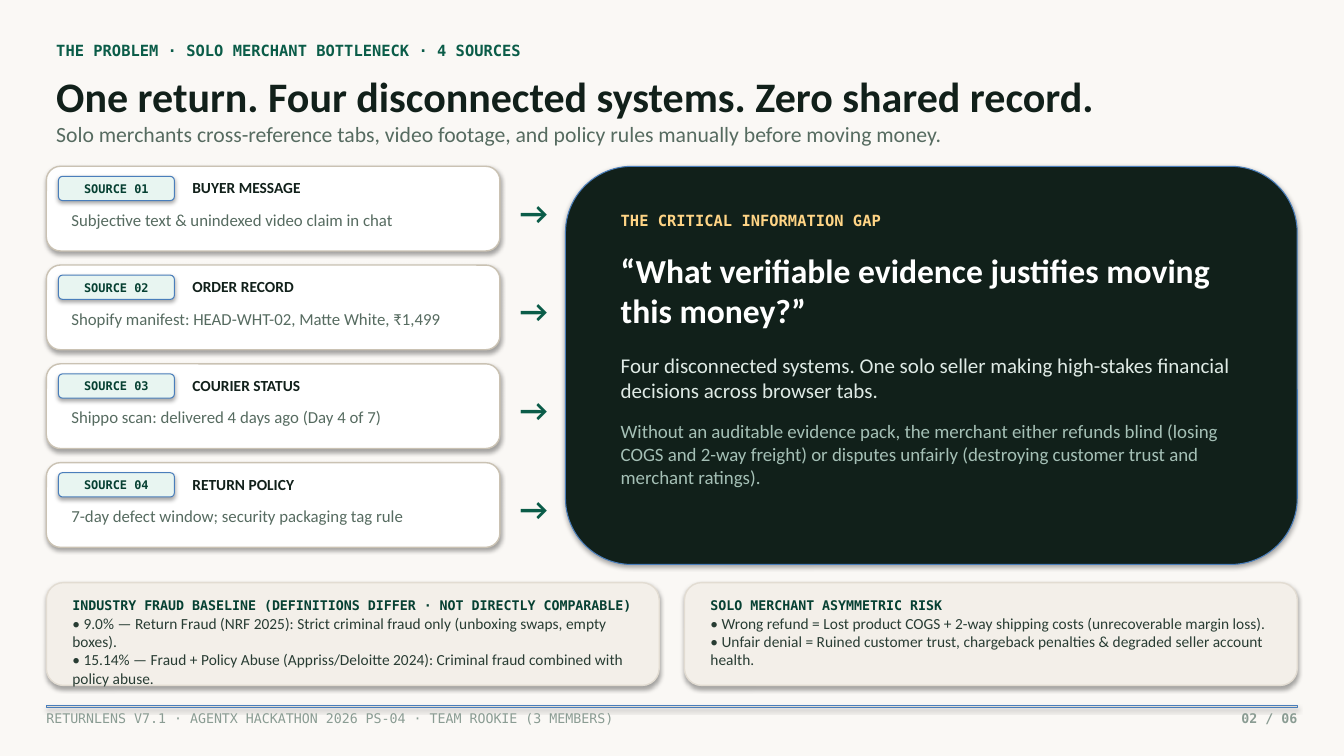
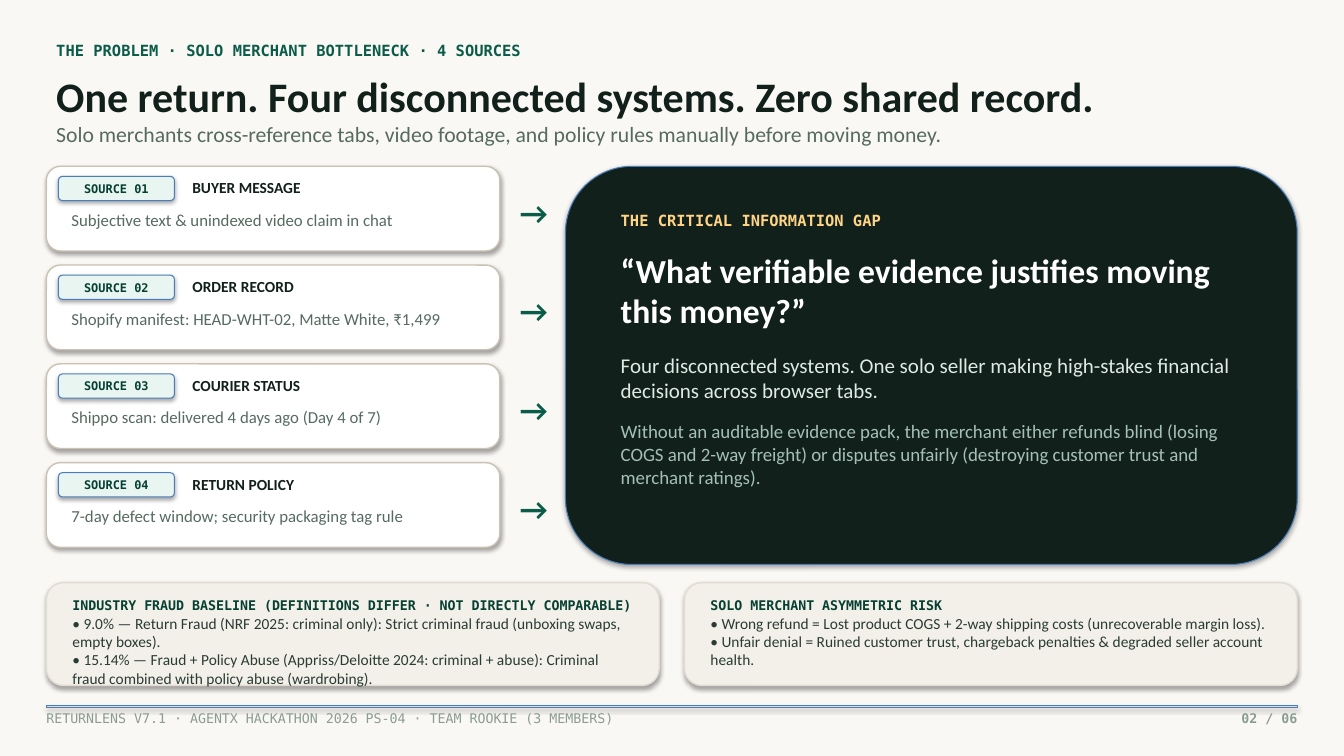
Before and after one commit to lenamkhanhh/hack4hack, a slide deck: slide 2 of ReturnLens_v7_1.pptx. Drawn at 1344x756 pixels with LibreOffice and Linux fonts; fonts in the diff are those of the drawing. Boxes give left, top, right and bottom in pixels: in the first picture for what was removed or moved away, otherwise in the second. Text is boxed around its words. In the diff, an @@ line names an element or a change of style, - is before the commit and + after.

```diff
--- a/ReturnLens_v7_1.pptx
+++ b/ReturnLens_v7_1.pptx
@@ text at <box>72,618,620,689</box>: text changed @@
-• 9.0% — Return Fraud (NRF 2025): Strict criminal fraud only (unboxing swaps, empty boxes).
-• 15.14% — Fraud + Policy Abuse (Appriss/Deloitte 2024): Criminal fraud combined with policy abuse.
+• 9.0% — Return Fraud (NRF 2025: criminal only): Strict criminal fraud (unboxing swaps, empty boxes).
+• 15.14% — Fraud + Policy Abuse (Appriss/Deloitte 2024: criminal + abuse): Criminal fraud combined with policy abuse (wardrobing).
```
Also in this commit, not shown: 9 other files.
